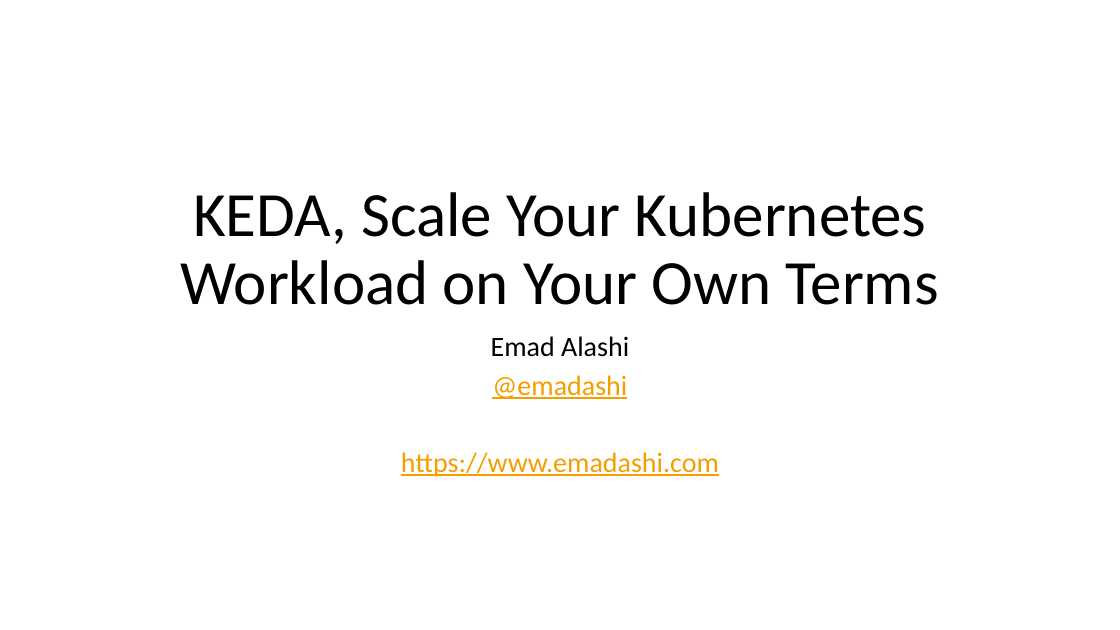
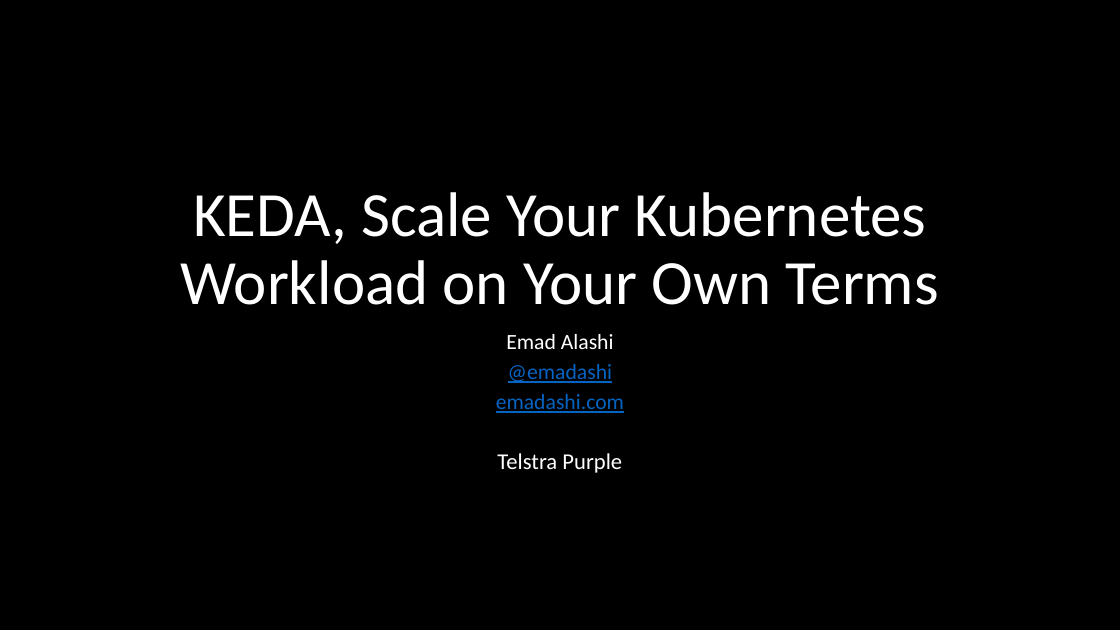
Before and after one commit to eashi/keda-workshop, a slide deck: slide 1 of preso.pptx. Drawn at 1120x630 pixels with LibreOffice and Linux fonts; fonts in the diff are those of the drawing. Boxes give left, top, right and bottom in pixels: in the first picture for what was removed or moved away, otherwise in the second. Text is boxed around its words. In the diff, an @@ line names an element or a change of style, - is before the commit and + after.

```diff
--- a/preso.pptx
+++ b/preso.pptx
@@ background #FFFFFF to #000000 @@
@@ title "KEDA, Scale Your Kubernetes Workload ..." at bbox=[180, 192, 939, 305]: text colour #000000 to #FFFFFF @@
@@ subtitle at bbox=[506, 334, 614, 383]: size 24 to 18.6 pt in "Emad Alashi", "@emadashi"; text colour #000000 to #FFFFFF in "Emad Alashi"; text colour #F59E00 to #0563C1 in "@emadashi"; line spacing 0.8 to 0.7 @@
@@ subtitle at bbox=[496, 394, 624, 473]: text changed; size 24 to 19.4 pt; text colour #F59E00 to #FFFFFF @@
-https://www.emadashi.com
+emadashi.com
+Telstra Purple
```
Also in this commit, not shown: 10 other slides changed, 5 slides added, 1 slide removed.
